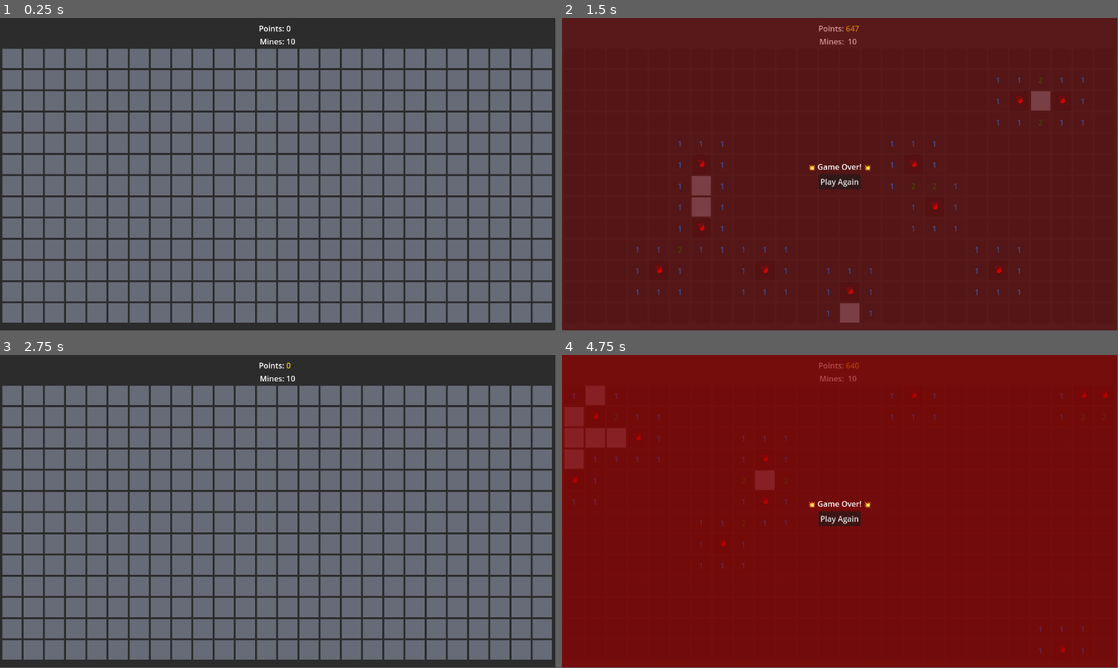
Above: before the commit, frames 1-4 (two rows, left to right).
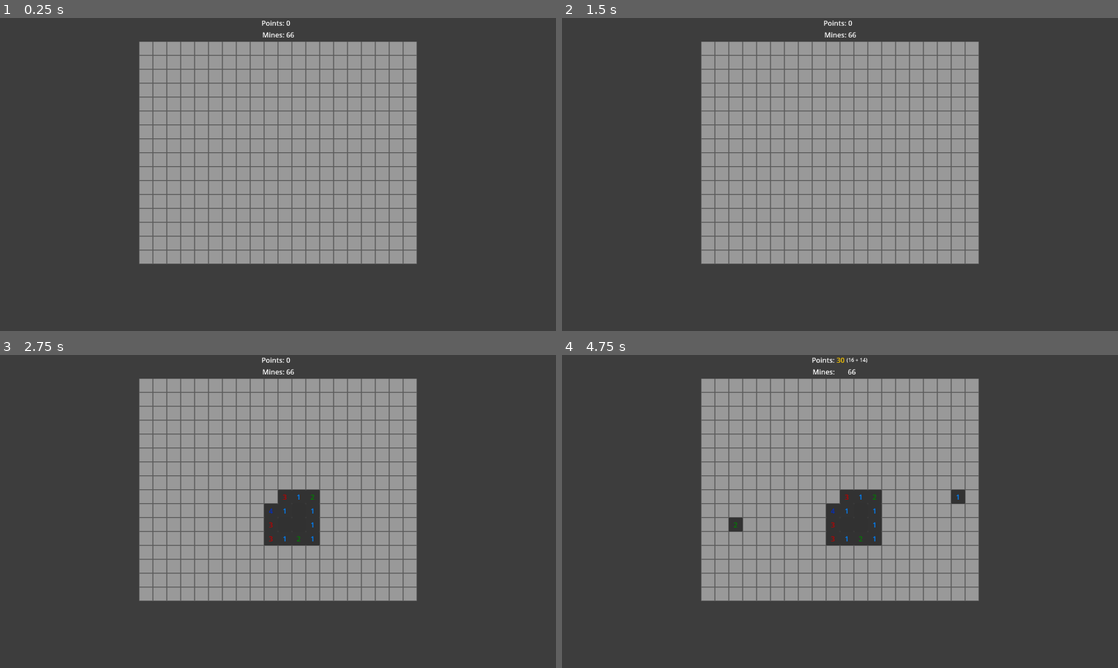
Above: after the commit, the same moments.

Repository: krets/sweep
Game: Godot game, scene res://game.tscn
Two runs of this game, one before a commit and one after it. Both use one fixed random seed, a clock stepped at 60 frames per second and the inputs below.
Inputs (mouse positions are in pixels of both pictures, inside the frame that each line leads up to):
- Up to frame 1 (0.25 s): no input
- Up to frame 2 (1.5 s): click (573, 58) at 0.52 s; click (1017, 99) at 1.27 s
- Up to frame 3 (2.75 s): click (278, 517) at 2 s, where only the run before the commit has a clickable "Play Again"
- Up to frame 4 (4.75 s): click (573, 395) at 2.77 s; tap Enter at 3.5 s; move the mouse to (962, 495) at 3.52 s; click (962, 495) at 3.67 s; tap Space at 4.25 s; move the mouse to (728, 527) at 4.27 s; click (728, 527) at 4.42 s
In our replay, the window is 799x449 before the commit and 800x450 after it. These sizes can differ from the game's own. Grey fills any space a smaller window leaves; there, only what the larger window draws over its background counts as a difference.

The runs differ from the first frame. In frame 1, 77% of the frame differs, in the area x 0-100%, y 0-98%; in frame 2, 100%; in frame 3, 76%; in frame 4, 100%, in the area x 0-100%, y 0-100%.

Commit message:
sounds +new style

Diff:
--- a/cell.tscn
+++ b/cell.tscn
@@ -1,8 +1,25 @@
-[gd_scene load_steps=3 format=3 uid="uid://chtby7tbr8bqo"]
+[gd_scene load_steps=6 format=3 uid="uid://chtby7tbr8bqo"]
 
 [ext_resource type="Script" uid="uid://bu6bbk1wcrt8x" path="res://cell.gd" id="1_yh0nt"]
 
 [sub_resource type="StyleBoxEmpty" id="StyleBoxEmpty_yh0nt"]
+
+[sub_resource type="StyleBoxFlat" id="StyleBoxFlat_gwrgs"]
+bg_color = Color(0.70908, 0.474571, 0.914433, 1)
+border_width_left = 1
+border_width_top = 1
+border_width_right = 1
+border_width_bottom = 1
+border_color = Color(0.31802, 0.31802, 0.31802, 1)
+
+[sub_resource type="StyleBoxFlat" id="StyleBoxFlat_yh0nt"]
+border_width_left = 1
+border_width_top = 1
+border_width_right = 1
+border_width_bottom = 1
+border_color = Color(0.355314, 0.355314, 0.355313, 1)
+
+[sub_resource type="Theme" id="Theme_yh0nt"]
 
 [node name="Cell" type="Control"]
 layout_mode = 3
@@ -31,6 +48,8 @@
 grow_horizontal = 2
 grow_vertical = 2
 theme_override_styles/focus = SubResource("StyleBoxEmpty_yh0nt")
+theme_override_styles/hover = SubResource("StyleBoxFlat_gwrgs")
+theme_override_styles/normal = SubResource("StyleBoxFlat_yh0nt")
 button_mask = 3
 
 [node name="Label" type="Label" parent="."]
@@ -46,5 +65,6 @@
 offset_bottom = 11.5
 grow_horizontal = 2
 grow_vertical = 2
+theme = SubResource("Theme_yh0nt")
 horizontal_alignment = 1
 vertical_alignment = 1
--- a/game.gd
+++ b/game.gd
@@ -33,21 +33,23 @@
 var cell_style_hover: StyleBoxFlat = null
 var cell_label_bg: StyleBoxFlat = null
 
-@onready var grid_container: GridContainer = %GridContainer
+@onready var grid_container: GridContainer = %MinefieldGrid
 @onready var mine_counter: Label = %MineCounter
 @onready var overlay: Control = %Overlay
 @onready var overlay_label: Label = %OverlayLabel
 @onready var overlay_restart_button: Button = %OverlayRestartButton
 @onready var points_label: Label = %PointsLabel
+@onready var points_breakdown: Label = %PointsBreakdownLabel
+
 @onready var overlay_panel_bg: Panel = %OverlayBackgroundPanel
 
 func _ready():
-	cell_style_normal = StyleBoxFlat.new()
-	cell_style_normal.bg_color = cell_normal
-	cell_style_hover = StyleBoxFlat.new()
-	cell_style_hover.bg_color = cell_hover
-	cell_label_bg = StyleBoxFlat.new()
-	cell_label_bg.bg_color = cell_exposed
+	#cell_style_normal = StyleBoxFlat.new()
+	#cell_style_normal.bg_color = cell_normal
+	#cell_style_hover = StyleBoxFlat.new()
+	#cell_style_hover.bg_color = cell_hover
+	#cell_label_bg = StyleBoxFlat.new()
+	#cell_label_bg.bg_color = cell_exposed
 
 	overlay_restart_button.pressed.connect(new_game)
 	# Setup misclick cooldown timer
@@ -74,6 +76,7 @@
 	points = 0
 	points_bonus = 0
 	points_label.text = "0"
+	points_breakdown.text = ""
 	misclick_locked = false
 	misclick_timer.stop()
 	# Clear existing grid
@@ -99,9 +102,10 @@
 		var row = []
 		for x in range(grid_width):
 			var cell = cell_scene.instantiate()
-			cell.get_node("Button").add_theme_stylebox_override("normal", cell_style_normal)
-			cell.get_node("Button").add_theme_stylebox_override("hover", cell_style_hover)
+			#cell.get_node("Button").add_theme_stylebox_override("normal", cell_style_normal)
+			#cell.get_node("Button").add_theme_stylebox_override("hover", cell_style_hover)
 			#cell.get_node("Label").add_theme_stylebox_override("normal", cell_label_bg)
+
 			cell.x = x
 			cell.y = y
 			cell.custom_minimum_size = Vector2(cell_size, cell_size)
@@ -121,8 +125,12 @@
 		var x = randi() % grid_width
 		var y = randi() % grid_height
 
-		# Don't place mine on first click or if already has mine
-		if (x == avoid_x and y == avoid_y) or grid[y][x].is_mine:
+		# Skip if on first click or already a mine
+		if grid[y][x].is_mine:
+			continue
+
+		# Skip if cell is first click or adjacent to first click
+		if abs(x - avoid_x) <= 1 and abs(y - avoid_y) <= 1:
 			continue
 
 		grid[y][x].is_mine = true
@@ -179,6 +187,8 @@
 		return
 
 	cell.reveal()
+	$Sounds/ClearTiles.pitch_scale = randf_range(0.9, 1.1)
+	$Sounds/ClearTiles.play()
 	cells_revealed += 1
 	points_bonus += points_per_tile
 
@@ -202,8 +212,10 @@
 
 	if cell.is_flagged:
 		flags_placed += 1
+		$Sounds/PlantFlag.play()
 	else:
 		flags_placed -= 1
+		$Sounds/UnPlantFlag.play()
 
 	update_mine_counter()
 
@@ -282,6 +294,7 @@
 		for adj_cell in unexposed:
 			if not adj_cell.is_flagged:
 				adj_cell.is_flagged = true
+				$Sounds/PlantFlag.play()
 				flags_placed += 1
 				adj_cell.update_display()
 		update_mine_counter()
@@ -324,6 +337,8 @@
 	points_label.text = str(cells_revealed * points_per_tile + points_bonus)
 	if points_bonus > 0:
 		points_label.modulate = points_color_bonus
+		points_breakdown.text = "(%d + %d)" % [cells_revealed * points_per_tile, points_bonus]
 	else:
 		points_label.modulate = points_color_normal
+		points_breakdown.text = ""
 	pass
--- a/game.tscn
+++ b/game.tscn
@@ -1,13 +1,19 @@
-[gd_scene load_steps=8 format=3 uid="uid://bd2h5hfjso30y"]
+[gd_scene load_steps=12 format=3 uid="uid://bd2h5hfjso30y"]
 
 [ext_resource type="Script" uid="uid://dfxr7f6mk2b7c" path="res://game.gd" id="1_80nbo"]
 [ext_resource type="AudioStream" uid="uid://72fn7uuhnm2r" path="res://sounds/bassguit_hit.wav" id="2_fc0e3"]
 [ext_resource type="AudioStream" uid="uid://c65idtgxwnsjx" path="res://sounds/side_hit.wav" id="3_7jktm"]
 [ext_resource type="AudioStream" uid="uid://bts0caqw8gya2" path="res://sounds/fx_earthquake.wav" id="4_ryrav"]
 [ext_resource type="AudioStream" uid="uid://davaql5r7fqdb" path="res://sounds/winner_tune.wav" id="5_7jktm"]
+[ext_resource type="AudioStream" uid="uid://cwcalj31kbbt" path="res://sounds/Fantasy_Game_Footstep_Stone_Light_H.wav" id="5_j5wjh"]
+[ext_resource type="AudioStream" uid="uid://flg5oocxvtd2" path="res://sounds/Fantasy_Game_Footstep_Stone_Light_E.wav" id="6_vef74"]
+[ext_resource type="AudioStream" uid="uid://jrtr44ico86c" path="res://sounds/Fantasy_Game_Footstep_Stone_Light_C.wav" id="7_hve3p"]
 
 [sub_resource type="StyleBoxFlat" id="StyleBoxFlat_7jktm"]
-bg_color = Color(0.172833, 0.172833, 0.172833, 1)
+bg_color = Color(0.24, 0.24, 0.24, 1)
+
+[sub_resource type="Theme" id="Theme_j5wjh"]
+default_font_size = 12
 
 [sub_resource type="StyleBoxFlat" id="StyleBoxFlat_feb5d"]
 bg_color = Color(1, 1, 1, 1)
@@ -20,8 +26,10 @@
 grow_horizontal = 2
 grow_vertical = 2
 script = ExtResource("1_80nbo")
-grid_width = 26
-grid_height = 13
+grid_width = 20
+grid_height = 16
+mine_count = 66
+cell_size = 32
 end_overlay_win = Color(0, 0.513002, 1.92523e-07, 1)
 end_overlay_die = Color(0.579254, 1.97336e-06, 3.85046e-07, 1)
 cell_normal = Color(0.402675, 0.418932, 0.46802, 1)
@@ -37,43 +45,59 @@
 theme_override_styles/panel = SubResource("StyleBoxFlat_7jktm")
 
 [node name="VBoxContainer" type="VBoxContainer" parent="."]
-layout_mode = 0
-offset_left = 5.0
-offset_top = 10.0
-offset_right = 108.0
-offset_bottom = 50.0
+layout_mode = 1
+anchors_preset = 13
+anchor_left = 0.5
+anchor_right = 0.5
+anchor_bottom = 1.0
+offset_left = -29.0
+offset_right = 29.0
+grow_horizontal = 2
+grow_vertical = 2
 
 [node name="HBoxContainer" type="HBoxContainer" parent="VBoxContainer"]
 layout_mode = 2
 alignment = 1
 
-[node name="GridContainer" type="GridContainer" parent="VBoxContainer/HBoxContainer"]
+[node name="StatsGrid" type="GridContainer" parent="VBoxContainer/HBoxContainer"]
 layout_mode = 2
 columns = 2
 
-[node name="PointsTitleLabel" type="Label" parent="VBoxContainer/HBoxContainer/GridContainer"]
+[node name="PointsTitleLabel" type="Label" parent="VBoxContainer/HBoxContainer/StatsGrid"]
 layout_mode = 2
 text = "Points:"
 horizontal_alignment = 2
 
-[node name="PointsLabel" type="Label" parent="VBoxContainer/HBoxContainer/GridContainer"]
+[node name="HBoxContainer" type="HBoxContainer" parent="VBoxContainer/HBoxContainer/StatsGrid"]
+layout_mode = 2
+
+[node name="PointsLabel" type="Label" parent="VBoxContainer/HBoxContainer/StatsGrid/HBoxContainer"]
 unique_name_in_owner = true
 layout_mode = 2
 
-[node name="MinesTitleLabel" type="Label" parent="VBoxContainer/HBoxContainer/GridContainer"]
+[node name="PointsBreakdownLabel" type="Label" parent="VBoxContainer/HBoxContainer/StatsGrid/HBoxContainer"]
+unique_name_in_owner = true
+layout_mode = 2
+tooltip_text = "(Points + Bonus Points)"
+theme = SubResource("Theme_j5wjh")
+
+[node name="MinesTitleLabel" type="Label" parent="VBoxContainer/HBoxContainer/StatsGrid"]
 layout_mode = 2
 text = "Mines:"
 horizontal_alignment = 2
 
-[node name="MineCounter" type="Label" parent="VBoxContainer/HBoxContainer/GridContainer"]
+[node name="MineCounter" type="Label" parent="VBoxContainer/HBoxContainer/StatsGrid"]
 unique_name_in_owner = true
 layout_mode = 2
 horizontal_alignment = 1
 vertical_alignment = 1
 
-[node name="GridContainer" type="GridContainer" parent="VBoxContainer"]
+[node name="MinefieldGrid" type="GridContainer" parent="VBoxContainer"]
 unique_name_in_owner = true
 layout_mode = 2
+size_flags_vertical = 3
+theme_override_constants/h_separation = 0
+theme_override_constants/v_separation = 0
 
 [node name="Overlay" type="Control" parent="."]
 unique_name_in_owner = true
@@ -108,7 +132,7 @@
 grow_vertical = 2
 alignment = 1
 
-[node name="GridContainer" type="GridContainer" parent="Overlay/VBoxContainer"]
+[node name="ScoreGrid" type="GridContainer" parent="Overlay/VBoxContainer"]
 layout_mode = 2
 
 [node name="OverlayLabel" type="Label" parent="Overlay/VBoxContainer"]
@@ -136,5 +160,14 @@
 [node name="FxEarthquake" type="AudioStreamPlayer" parent="Sounds"]
 stream = ExtResource("4_ryrav")
 
+[node name="PlantFlag" type="AudioStreamPlayer" parent="Sounds"]
+stream = ExtResource("5_j5wjh")
+
+[node name="UnPlantFlag" type="AudioStreamPlayer" parent="Sounds"]
+stream = ExtResource("6_vef74")
+
+[node name="ClearTiles" type="AudioStreamPlayer" parent="Sounds"]
+stream = ExtResource("7_hve3p")
+
 [node name="WinnerTune" type="AudioStreamPlayer" parent="Sounds"]
 stream = ExtResource("5_7jktm")
--- a/project.godot
+++ b/project.godot
@@ -15,6 +15,11 @@
 config/features=PackedStringArray("4.4", "GL Compatibility")
 config/icon="res://icon.svg"
 
+[display]
+
+window/size/viewport_width=1280
+window/size/viewport_height=720
+
 [rendering]
 
 renderer/rendering_method="gl_compatibility"
Not shown, added: sounds/Fantasy_Game_Footstep_Stone_Light_A.wav.import
Not shown, added: sounds/Fantasy_Game_Footstep_Stone_Light_B.wav.import
Not shown, added: sounds/Fantasy_Game_Footstep_Stone_Light_C.wav.import
Not shown, added: sounds/Fantasy_Game_Footstep_Stone_Light_D.wav.import
Not shown, added: sounds/Fantasy_Game_Footstep_Stone_Light_E.wav.import
Not shown, added: sounds/Fantasy_Game_Footstep_Stone_Light_F.wav.import
Not shown, added: sounds/Fantasy_Game_Footstep_Stone_Light_G.wav.import
Not shown, added: sounds/Fantasy_Game_Footstep_Stone_Light_H.wav.import
Not shown, added: sounds/Fantasy_Game_Footstep_Stone_Light_I.wav.import
Not shown, added: sounds/Fantasy_Game_Footstep_Stone_Light_J.wav.import
Not shown, added: notes.md
Not shown, added: sounds/Fantasy_Game_Footstep_Stone_Light_A.wav
(and 9 more such lines)
